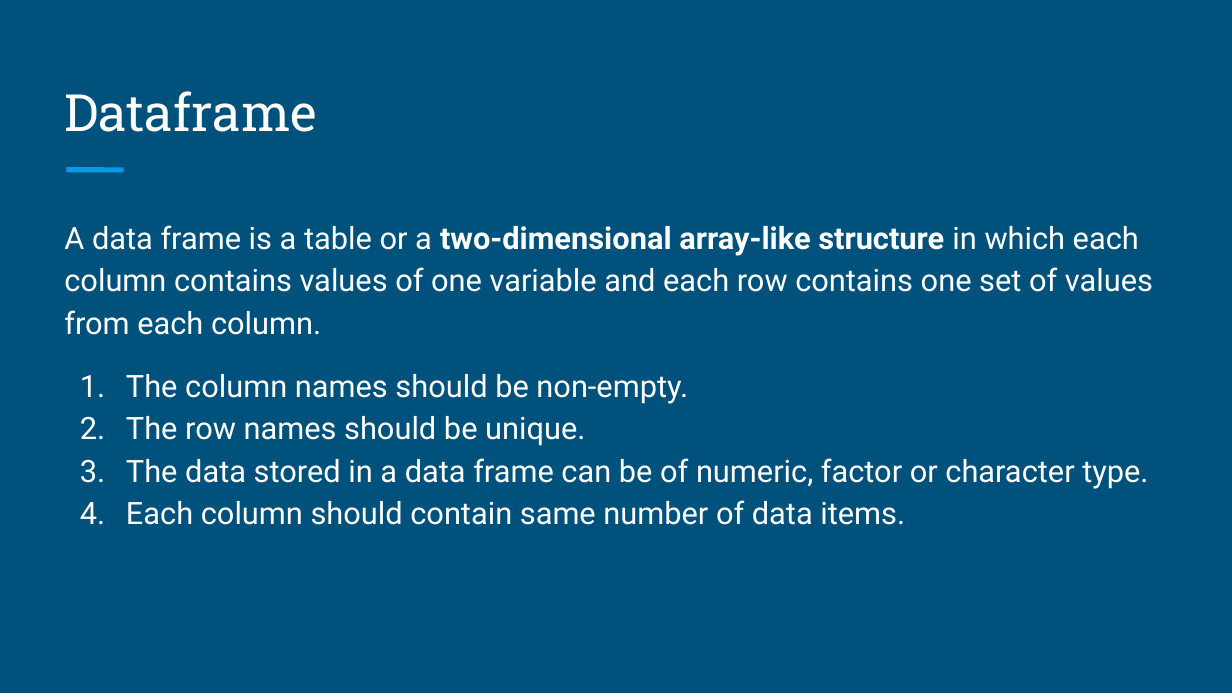
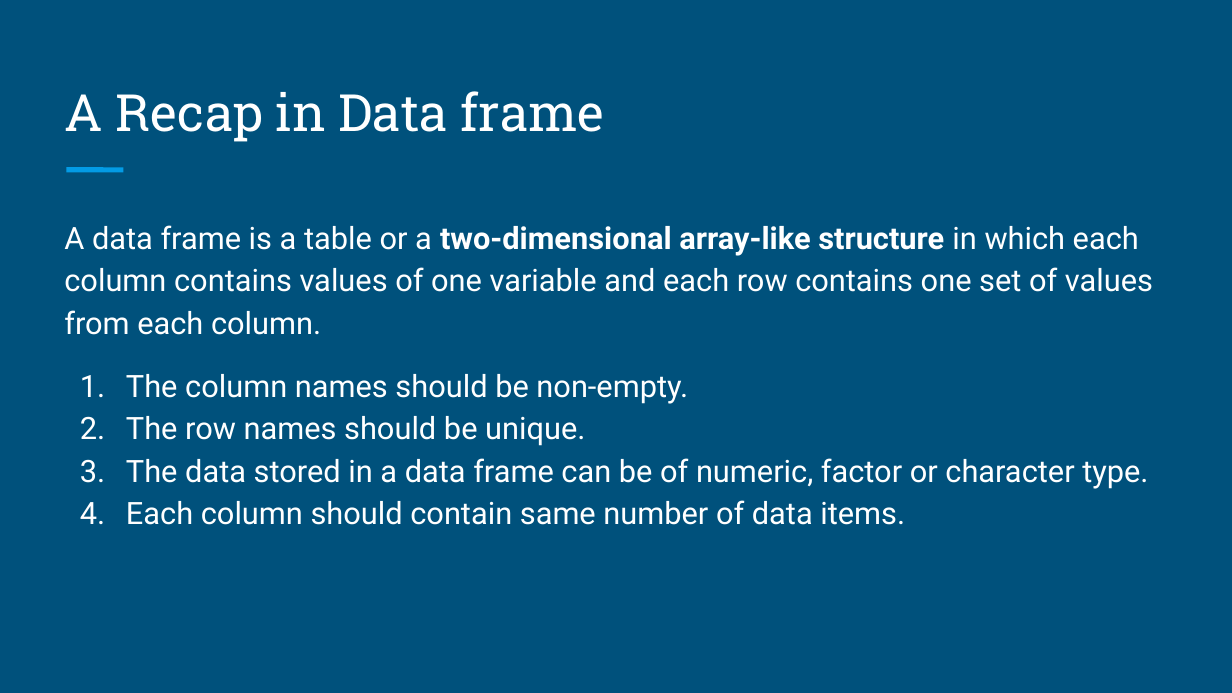
Before and after one commit to brandonyph/APB-Workshop-DataAnalyticsEssentials, a slide deck: slide 12 of Week4-Data-Import-and-Transformation/Week 4-Data Transformation.pptx (slide 8 before the commit). Drawn at 1232x693 pixels with LibreOffice and Linux fonts; fonts in the diff are those of the drawing. Boxes give left, top, right and bottom in pixels: in the first picture for what was removed or moved away, otherwise in the second. Text is boxed around its words. In the diff, an @@ line names an element or a change of style, - is before the commit and + after.

```diff
--- a/Week4-Data-Import-and-Transformation/Week 4-Data Transformation.pptx
+++ b/Week4-Data-Import-and-Transformation/Week 4-Data Transformation.pptx
@@ text at [64, 91, 604, 142]: text changed @@
-Dataframe
+A Recap in Data frame
```
Also in this commit, not shown: 5 other slides changed, 5 slides added, 1 slide removed.
